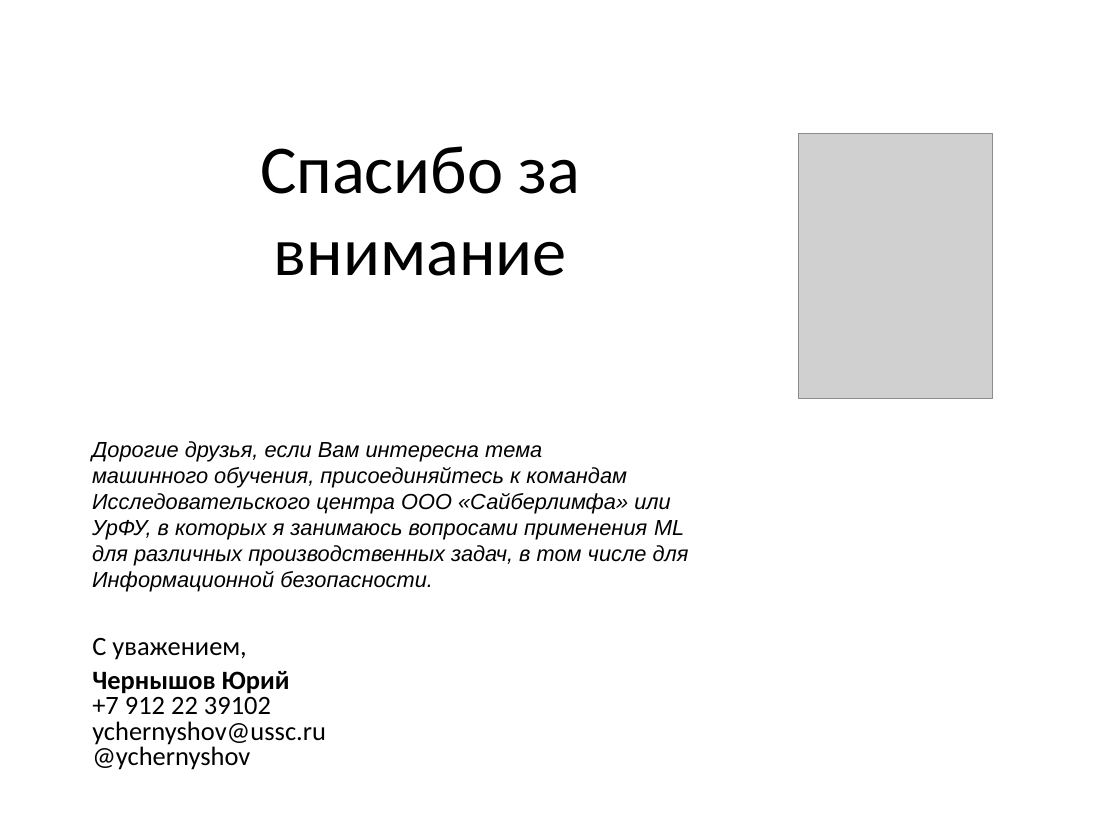
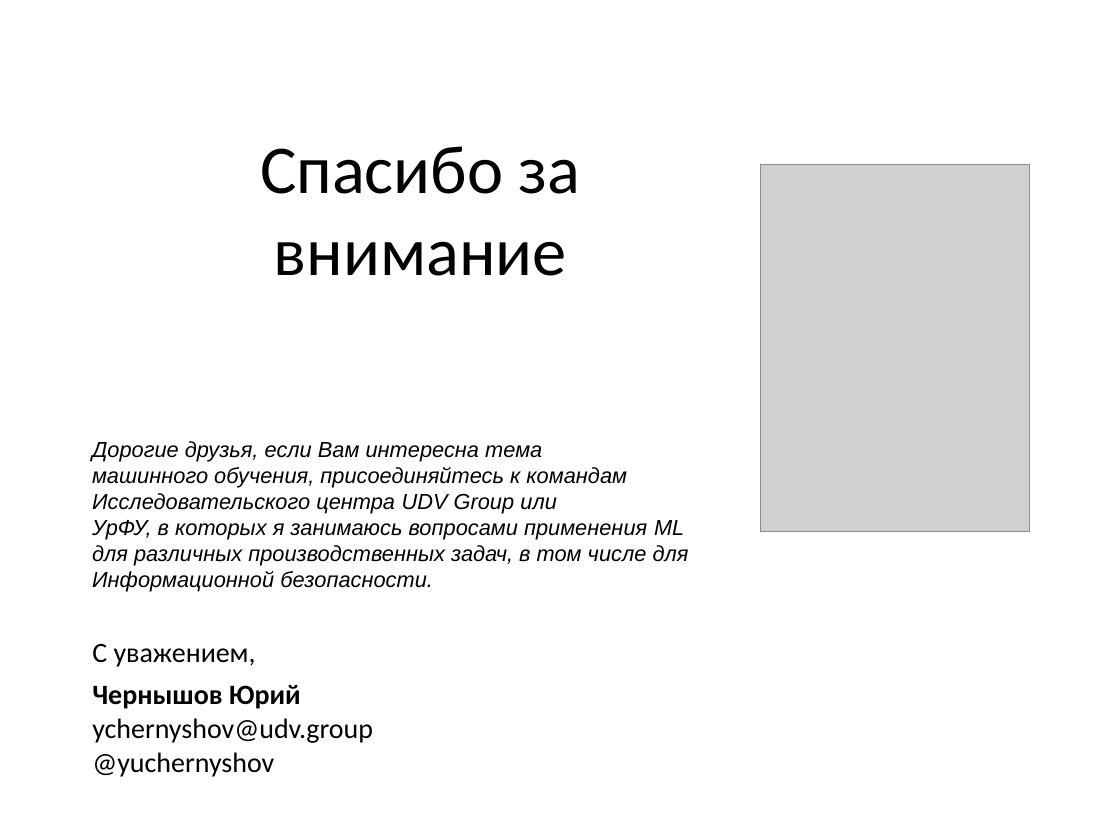
Before and after one commit to CyberLympha/Data-Science-Course, a slide deck: slide 26 of презентации/Инфраструктура для работы с большими данными и ML.ppt (slide 25 before the commit). Drawn at 1120x840 pixels with LibreOffice and Linux fonts; fonts in the diff are those of the drawing; grey boxes stand for pictures. Boxes give left, top, right and bottom in pixels: in the first picture for what was removed or moved away, otherwise in the second. Text is boxed around its words. In the diff, an @@ line names an element or a change of style, - is before the commit and + after.

```diff
--- a/презентации/Инфраструктура для работы с большими данными и ML.ppt
+++ b/презентации/Инфраструктура для работы с большими данными и ML.ppt
@@ picture: place and size @@
-picture at <box>799,133,992,398</box>
+picture at <box>760,165,1029,532</box>
@@ text at <box>92,493,557,514</box>: text changed @@
-Исследовательского центра ООО «Сайберлимфа» или
+Исследовательского центра UDV Group или
@@ text at <box>92,644,301,709</box>: size 17 to 18 pt in "С уважением,", "Чернышов Юрий"; line spacing 0.7 to 0.9 @@
@@ text at <box>92,718,373,777</box>: text changed; size 17 to 18 pt @@
-+7 912 22 39102
-ychernyshov@ussc.ru
-@ychernyshov
+ychernyshov@udv.group
+@yuchernyshov
```
Also in this commit, not shown: 3 other slides changed, 2 slides added, 1 slide removed, 12 other files.
